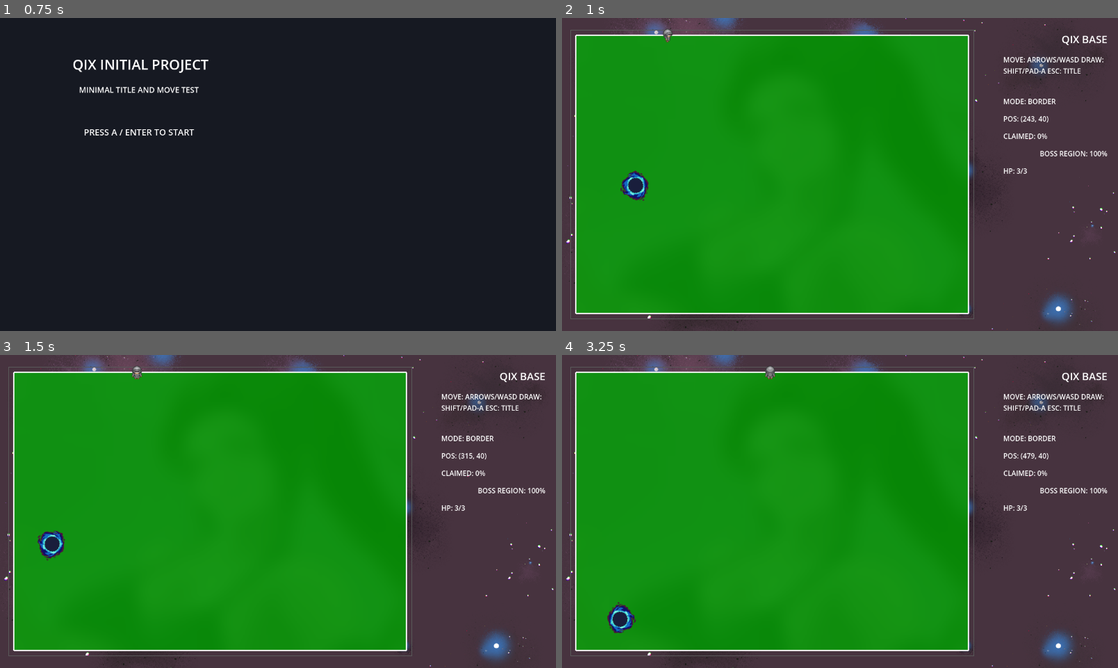
Above: before the commit, frames 1-4 (two rows, left to right).
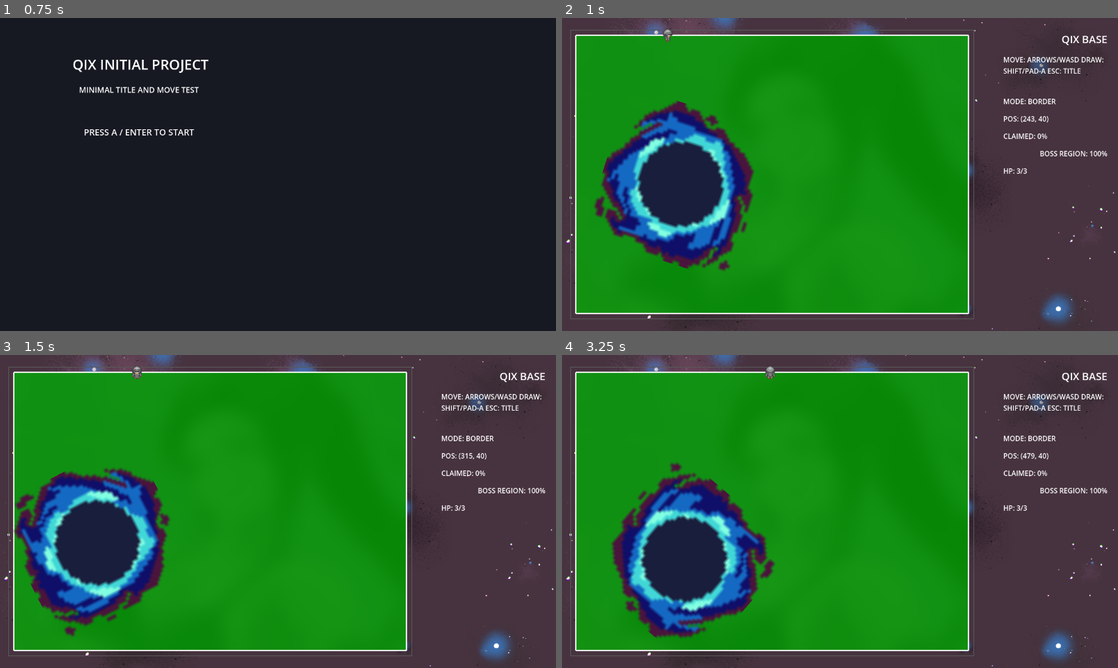
Above: after the commit, the same moments.

Repository: goenc/qix-project
Game: Godot game, scene res://scenes/title_main.tscn
Same seed, same stepped clock (60 frames per second), same inputs: the game is played once before the commit and once after it.
Inputs (mouse positions are in pixels of both pictures, inside the frame that each line leads up to):
- Up to frame 1 (0.75 s): tap A at 0.5 s; move the mouse to (400, 158) at 0.52 s; hold Right (move_right) from 0.53 s (still down); tap Shift (qix_draw) at 0.6 s; click (400, 158) at 0.67 s
- Up to frame 2 (1 s): keep holding Right (move_right); tap Space at 0.77 s
- Up to frame 3 (1.5 s): move the mouse to (166, 527) at 1.27 s; release Right (move_right) at 1.28 s; hold Down (move_down) from 1.28 s (still down); tap Enter (qix_start) at 1.35 s
- Up to frame 4 (3.25 s): tap Space at 1.52, 3.02 s; move the mouse to (895, 442) at 2.02 s; release Down (move_down) at 2.03 s; hold Right (move_right) 2.03-2.78 s; tap Shift (qix_draw) at 2.1 s; move the mouse to (812, 574) at 2.77 s; hold Up (move_up) from 2.78 s (still down); tap Enter (qix_start) at 2.85 s; click (812, 574) at 2.92 s

Frame 1 is identical in both runs. In frame 2, 11% of the frame differs, in the area x 5-35%, y 26-81%; in frame 3, 11%; in frame 4, 11%, in the area x 8-39%, y 34-91%.

Commit message:
BBOS の boss領域連動サイズを viewport 基準へ修正
・BBOS の 100パーセントサイズを viewport 高さの半分の直径へ戻し 初期見た目直径と初期当たり判定半径を同倍率で同期するよう修正
・boss領域比率は 10パーセント下限付きで反映し viewport リサイズ時も現在比率のまま再同期するよう修正
・Godot headless の check only で bbos.gd と base_main.gd の構文確認を実施
・1280かける720相当の確認で 初期100パーセント直径360 50パーセントで180 5パーセント指定時も下限で36となり 当たり判定半径も同倍率で一致することを確認

Diff:
--- a/scripts/enemy/bbos.gd
+++ b/scripts/enemy/bbos.gd
@@ -2,6 +2,8 @@
 
 const PlayfieldBoundary = preload("res://scripts/game/playfield_boundary.gd")
 const MAX_REFLECTIONS_PER_FRAME := 2
+const VIEWPORT_BASE_DIAMETER_RATIO := 0.5
+const MIN_BOSS_REGION_DIAMETER_RATIO := 0.1
 
 signal position_changed(world_position: Vector2)
 
@@ -13,8 +15,7 @@
 @export var min_collision_radius: float = 8.0
 @export var body_rotation_speed_deg: float = 90.0
 
-var base_visual_diameter := 0.0
-var min_diameter_ratio := 0.1
+var initial_visual_diameter := 0.0
 var boss_region_ratio := 1.0
 
 @onready var body: Sprite2D = $Body
@@ -31,7 +32,7 @@
 var velocity := Vector2.ZERO
 var direction_change_timer := 0.0
 var base_scale := Vector2.ONE
-var base_collision_radius := 0.0
+var initial_collision_radius := 0.0
 var last_reported_position := Vector2(INF, INF)
 var corner_stuck_score := 0.0
 var corner_escape_cooldown := 0.0
@@ -44,9 +45,8 @@
 	if is_instance_valid(pick_area):
 		pick_area.set_meta(&"debug_pick_owner", self)
 	base_scale = scale
-	base_collision_radius = _get_effective_collision_radius()
-	base_visual_diameter = _resolve_base_visual_diameter()
-	min_collision_radius = base_collision_radius * min_diameter_ratio
+	initial_collision_radius = _get_effective_collision_radius()
+	initial_visual_diameter = _resolve_initial_visual_diameter()
 	_sync_size_to_viewport()
 	var viewport := get_viewport()
 	if is_instance_valid(viewport) and !viewport.size_changed.is_connected(_on_viewport_size_changed):
@@ -191,21 +191,30 @@
 
 
 func _sync_size_to_viewport() -> void:
+	if get_viewport_rect().size.y <= 0.0:
+		return
 	_sync_boss_region_size()
 
 
 func _sync_boss_region_size() -> void:
-	if base_visual_diameter <= 0.0 or base_collision_radius <= 0.0:
-		return
-
-	var diameter_ratio := maxf(min_diameter_ratio, boss_region_ratio)
-	var target_visual_diameter := base_visual_diameter * diameter_ratio
-	var visual_scale := target_visual_diameter / base_visual_diameter
+	if initial_visual_diameter <= 0.0 or initial_collision_radius <= 0.0:
+		return
+
+	var viewport_height := get_viewport_rect().size.y
+	if viewport_height <= 0.0:
+		return
+
+	var base_diameter := viewport_height * VIEWPORT_BASE_DIAMETER_RATIO
+	var diameter_ratio := maxf(MIN_BOSS_REGION_DIAMETER_RATIO, boss_region_ratio)
+	var min_visual_scale := (base_diameter * MIN_BOSS_REGION_DIAMETER_RATIO) / initial_visual_diameter
+	var target_diameter := base_diameter * diameter_ratio
+	var visual_scale := target_diameter / initial_visual_diameter
+	min_collision_radius = initial_collision_radius * min_visual_scale
 	scale = base_scale * visual_scale
-	set_collision_radius(base_collision_radius * visual_scale)
-
-
-func _resolve_base_visual_diameter() -> float:
+	set_collision_radius(initial_collision_radius * visual_scale)
+
+
+func _resolve_initial_visual_diameter() -> float:
 	if is_instance_valid(body):
 		var body_rect := body.get_rect()
 		if body_rect.size.x > 0.0 and body_rect.size.y > 0.0:
@@ -214,7 +223,7 @@
 			var visual_width := body_rect.size.x * body_scale.x * root_scale.x
 			var visual_height := body_rect.size.y * body_scale.y * root_scale.y
 			return maxf(visual_width, visual_height)
-	return base_collision_radius * 2.0
+	return initial_collision_radius * 2.0
 
 
 func _get_spawnable_rect(rect: Rect2) -> Rect2:
Not shown, changed: runtime/commit_message.md
